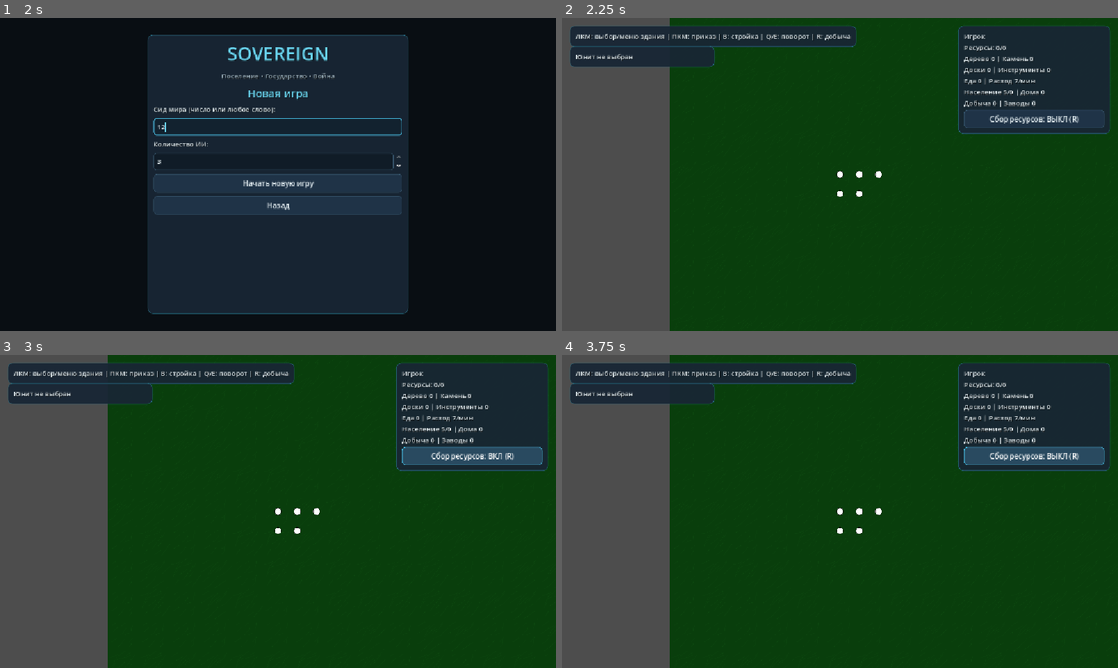
Above: before the commit, frames 1-4 (two rows, left to right).
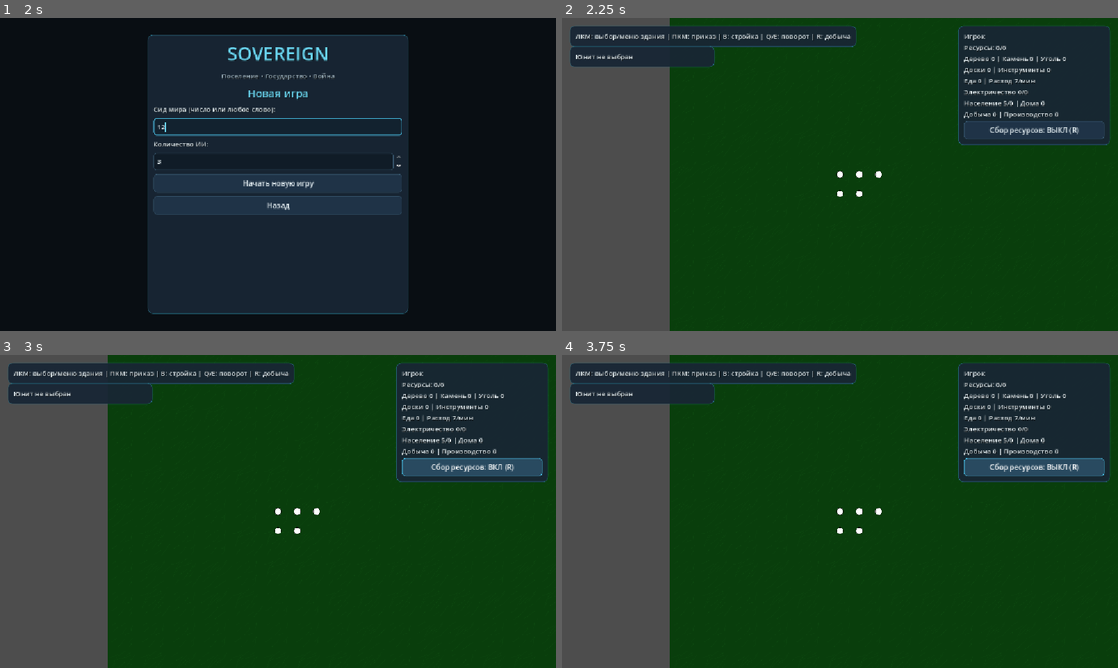
Above: after the commit, the same moments.

Repository: washaps0/sovereing
Game: Godot game, scene res://scenes/main_menu.tscn
The game is run twice, just before and just after one commit, with the same random seed, the same clock (stepped at 60 frames per second) and the same inputs.
Inputs (mouse positions are in pixels of both pictures, inside the frame that each line leads up to):
- Up to frame 1 (2 s): click "Новая игра" at 0.5 s; click (278, 127) at 1.27 s; type "12" at 1.35 s
- Up to frame 2 (2.25 s): click "Начать новую игру" at 2 s
- Up to frame 3 (3 s): click "Сбор ресурсов: ВЫКЛ (R)" at 2.75 s
- Up to frame 4 (3.75 s): click "Сбор ресурсов: ВКЛ (R)" at 3.5 s

Frame 1 is identical in both runs. In frame 2, 2.1% of the frame differs, in the area x 71-99%, y 12-41%; in frame 3, 2.8%; in frame 4, 2.8%.

Commit message:
система шахты и электричества

Diff:
--- a/scripts/controls/build_manager.gd
+++ b/scripts/controls/build_manager.gd
@@ -381,9 +381,12 @@
 		unit_status.text = "Юнит не выбран"
 	var wood := 0
 	var stone := 0
+	var coal := 0
 	var planks := 0
 	var tools := 0
 	var food := 0
+	var electricity := 0
+	var electricity_capacity := 0
 	var total_capacity := 0
 	var workers := 0
 	var factory_workers := 0
@@ -401,6 +404,7 @@
 		if building is Building and building.faction_id == local_faction_id and building.is_warehouse() and building.is_completed():
 			wood += building.stored_wood
 			stone += building.stored_stone
+			coal += building.get_stored_resource(&"coal")
 			planks += building.get_stored_resource(&"planks")
 			tools += building.get_stored_resource(&"tools")
 			food += building.get_stored_resource(&"food")
@@ -408,8 +412,11 @@
 			workers += building.assigned_workers.size()
 		elif building is Building and building.faction_id == local_faction_id and building.is_factory() and building.is_completed():
 			factory_workers += building.occupants.size()
+			if building.is_power_plant():
+				electricity += building.stored_electricity
+				electricity_capacity += building.electricity_capacity
 	var food_per_minute := ceili(float(population) * 60.0 / Unit.FOOD_CONSUMPTION_INTERVAL)
-	resource_status.text = "%s\nРесурсы: %d/%d\nДерево %d | Камень %d\nДоски %d | Инструменты %d\nЕда %d | Расход %d/мин\nНаселение %d/%d | Дома %d\nДобыча %d | Заводы %d" % [_get_local_faction_name(), wood + stone + planks + tools + food, total_capacity, wood, stone, planks, tools, food, food_per_minute, population, housing_capacity, residence_count, workers, factory_workers]
+	resource_status.text = "%s\nРесурсы: %d/%d\nДерево %d | Камень %d | Уголь %d\nДоски %d | Инструменты %d\nЕда %d | Расход %d/мин\nЭлектричество %d/%d\nНаселение %d/%d | Дома %d\nДобыча %d | Производство %d" % [_get_local_faction_name(), wood + stone + coal + planks + tools + food, total_capacity, wood, stone, coal, planks, tools, food, food_per_minute, electricity, electricity_capacity, population, housing_capacity, residence_count, workers, factory_workers]
 	_update_building_panel()
 
 
@@ -530,7 +537,11 @@
 		for resource_type in recipe["inputs"]:
 			input_parts.append("%d %s" % [int(recipe["inputs"][resource_type]), str(Building.RESOURCE_NAMES[resource_type]).to_lower()])
 		var inputs_text := "без сырья" if input_parts.is_empty() else " + ".join(input_parts)
-		hint_lines.append("%s: %s" % [recipe["name"], inputs_text])
+		var output_parts := PackedStringArray()
+		var outputs: Dictionary = recipe.get("outputs", {recipe.get("output", &"planks"): int(recipe.get("amount", 1))})
+		for resource_type in outputs:
+			output_parts.append("%d %s" % [int(outputs[resource_type]), str(Building.RESOURCE_NAMES[resource_type]).to_lower()])
+		hint_lines.append("%s: %s → %s за %.1f с" % [recipe["name"], inputs_text, " + ".join(output_parts), float(recipe["time"])])
 	recipe_hint.text = "\n".join(hint_lines)
 
 
@@ -549,7 +560,7 @@
 	query.collide_with_bodies = false
 	query.collision_mask = 1
 	for hit in world.get_world_2d().direct_space_state.intersect_point(query, 32):
-		if hit.collider is Building and hit.collider.building_kind in ["warehouse", "residence", "factory", "food_factory", "government", "road"]:
+		if hit.collider is Building and hit.collider.building_kind in ["warehouse", "residence", "factory", "food_factory", "mine", "power_plant", "government", "road"]:
 			_open_building_menu(hit.collider)
 			return true
 	return false
--- a/scripts/land/generation.gd
+++ b/scripts/land/generation.gd
@@ -11,6 +11,8 @@
 const WAREHOUSE_SCENE := preload("res://scenes/objects/buildings/warehouse.tscn")
 const FACTORY_SCENE := preload("res://scenes/objects/buildings/fabric.tscn")
 const FOOD_FACTORY_SCENE := preload("res://scenes/objects/buildings/food_fabric.tscn")
+const MINE_SCENE := preload("res://scenes/objects/buildings/mine.tscn")
+const POWER_PLANT_SCENE := preload("res://scenes/objects/buildings/power_plant.tscn")
 const GOVERNMENT_SCENE := preload("res://scenes/objects/buildings/government.tscn")
 const ROAD_SCENE := preload("res://scenes/objects/buildings/road.tscn")
 const SPAWN_MARGIN := 320.0
@@ -212,6 +214,7 @@
 		"stored": {
 			"wood": building.stored_wood,
 			"stone": building.stored_stone,
+			"coal": building.get_stored_resource(&"coal"),
 			"planks": building.get_stored_resource(&"planks"),
 			"tools": building.get_stored_resource(&"tools"),
 			"food": building.get_stored_resource(&"food"),
@@ -219,6 +222,7 @@
 		"limits": limits,
 		"recipe": str(building.selected_recipe),
 		"desired_workers": building.get_worker_target() if building.is_factory() else 0,
+		"stored_electricity": building.stored_electricity,
 	}
 	if building is RoadSegment:
 		result["street_name"] = building.street_name
@@ -289,6 +293,8 @@
 		"warehouse": scene = WAREHOUSE_SCENE
 		"factory": scene = FACTORY_SCENE
 		"food_factory": scene = FOOD_FACTORY_SCENE
+		"mine": scene = MINE_SCENE
+		"power_plant": scene = POWER_PLANT_SCENE
 		"government": scene = GOVERNMENT_SCENE
 		"road": scene = ROAD_SCENE
 		_: scene = RESIDENCE_SCENE
@@ -315,9 +321,11 @@
 	var stored: Dictionary = data.get("stored", {})
 	building.stored_wood = int(stored.get("wood", 0))
 	building.stored_stone = int(stored.get("stone", 0))
+	building.stored_products[&"coal"] = int(stored.get("coal", 0))
 	building.stored_products[&"planks"] = int(stored.get("planks", 0))
 	building.stored_products[&"tools"] = int(stored.get("tools", 0))
 	building.stored_products[&"food"] = int(stored.get("food", 0))
+	building.stored_electricity = clampi(int(data.get("stored_electricity", 0)), 0, building.electricity_capacity)
 	var limits: Dictionary = data.get("limits", {})
 	_restore_storage_limits(building, limits)
 	building.set_recipe(StringName(data.get("recipe", "planks")))
@@ -369,12 +377,14 @@
 		return
 	for resource_type in Building.RESOURCE_TYPES:
 		building.storage_limits[resource_type] = int(limits.get(str(resource_type), 0))
-	# В сохранениях до появления еды сумма четырёх квот уже занимала весь склад.
-	# Выделяем еде место за счёт свободной части старых квот, не удаляя ресурсы.
+	# Новые ресурсы получают квоты и в старых сохранениях. Место выделяется за
+	# счёт незанятой части прежних квот, уже сохранённые ресурсы не удаляются.
 	if not limits.has("food"):
 		building.storage_limits[&"food"] = 40
+	if not limits.has("coal"):
+		building.storage_limits[&"coal"] = 40
 	var overflow := maxi(building.get_total_storage_limits() - building.storage_capacity, 0)
-	for resource_type in [&"stone", &"wood", &"planks", &"tools", &"food"]:
+	for resource_type in [&"stone", &"wood", &"planks", &"tools", &"food", &"coal"]:
 		if overflow <= 0:
 			break
 		var current_limit := building.get_storage_limit(resource_type)
@@ -491,6 +501,8 @@
 	_spawn_ai_building(RESIDENCE_SCENE, base + Vector2(150.0 * inward_x, 125.0 * inward_y), rotation_angle, faction_id, faction_name, faction_id * 1000 + 103, street_name, 2)
 	_spawn_ai_building(FACTORY_SCENE, base + Vector2(110.0 * inward_x, 185.0 * inward_y), rotation_angle, faction_id, faction_name, faction_id * 1000 + 104, street_name, 3)
 	_spawn_ai_building(FOOD_FACTORY_SCENE, base + Vector2(195.0 * inward_x, 185.0 * inward_y), rotation_angle, faction_id, faction_name, faction_id * 1000 + 105, street_name, 4)
+	_spawn_ai_building(MINE_SCENE, base + Vector2(110.0 * inward_x, 245.0 * inward_y), rotation_angle, faction_id, faction_name, faction_id * 1000 + 106, street_name, 5)
+	_spawn_ai_building(POWER_PLANT_SCENE, base + Vector2(205.0 * inward_x, 245.0 * inward_y), rotation_angle, faction_id, faction_name, faction_id * 1000 + 107, street_name, 6)
 
 
 func _spawn_ai_building(scene: PackedScene, position: Vector2, rotation_angle: float, faction_id: int, faction_name: String, entity_id: int, street_name: String, house_number: int):
--- a/scripts/save/save_manager.gd
+++ b/scripts/save/save_manager.gd
@@ -3,7 +3,7 @@
 const SAVE_DIRECTORY := "user://saves"
 const WORLD_SCENE := "res://scenes/world.tscn"
 const MAIN_MENU_SCENE := "res://scenes/main_menu.tscn"
-const SAVE_VERSION := 5
+const SAVE_VERSION := 6
 
 var current_seed := 12345
 var pending_save_data: Dictionary = {}
--- a/tests/smoke_test.gd
+++ b/tests/smoke_test.gd
@@ -11,14 +11,21 @@
 	var warehouse := preload("res://scenes/objects/buildings/warehouse.tscn").instantiate() as Building
 	var factory := preload("res://scenes/objects/buildings/fabric.tscn").instantiate() as Building
 	var food_factory := preload("res://scenes/objects/buildings/food_fabric.tscn").instantiate() as Building
+	var mine := preload("res://scenes/objects/buildings/mine.tscn").instantiate() as Building
+	var power_plant := preload("res://scenes/objects/buildings/power_plant.tscn").instantiate() as Building
 	var residence := preload("res://scenes/objects/buildings/residence.tscn").instantiate() as Building
 	test_root.add_child(warehouse)
 	test_root.add_child(factory)
 	test_root.add_child(food_factory)
+	test_root.add_child(mine)
+	test_root.add_child(power_plant)
 	test_root.add_child(residence)
 	assert(residence.max_occupants == 8)
 	assert(factory.max_workers == 5)
 	assert(food_factory.max_workers == 5)
+	assert(mine.max_workers == 5)
+	assert(power_plant.max_workers == 2)
+	assert(power_plant.electricity_capacity == 20)
 	assert(warehouse.storage_capacity == 300)
 	assert(warehouse.get_total_stored() == 0)
 	assert(warehouse.store_resource(&"wood", 10) == 10)
@@ -36,6 +43,29 @@
 	assert(food_factory.selected_recipe == &"food")
 	assert(food_factory.produce_selected_recipe())
 	assert(warehouse.get_stored_resource(&"food") == 1)
+	assert(mine.is_mine())
+	assert(mine.selected_recipe == &"mine_stone")
+	assert(is_equal_approx(mine.get_production_time(), 3.0))
+	assert(mine.produce_selected_recipe())
+	mine.set_recipe(&"mine_coal")
+	assert(mine.produce_selected_recipe())
+	mine.set_recipe(&"mine_both")
+	assert(is_equal_approx(mine.get_production_time(), 6.0))
+	assert(mine.produce_selected_recipe())
+	assert(warehouse.get_stored_resource(&"stone") == 10)
+	assert(warehouse.get_stored_resource(&"coal") == 2)
+	assert(warehouse.store_resource(&"coal", 8) == 8)
+	assert(power_plant.is_power_plant())
+	assert(power_plant.selected_recipe == &"electricity")
+	assert(power_plant.produce_selected_recipe())
+	assert(power_plant.stored_electricity == 4)
+	assert(warehouse.get_stored_resource(&"coal") == 9)
+	for production_cycle in range(4):
+		assert(power_plant.produce_selected_recipe())
+	assert(power_plant.stored_electricity == power_plant.electricity_capacity)
+	assert(not power_plant.can_produce_selected_recipe())
+	assert(power_plant.take_electricity(6) == 6)
+	assert(power_plant.stored_electricity == 14)
 	var label_worker := preload("res://scenes/objects/unit.tscn").instantiate() as Unit
 	test_root.add_child(label_worker)
 	assert(factory.try_enter(label_worker))
@@ -170,7 +200,7 @@
 	rotation_world.add_child(rotation_roads)
 	var build_manager = preload("res://scripts/controls/build_manager.gd").new()
 	rotation_world.add_child(build_manager)
-	assert(build_manager.build_buttons.size() == 6)
+	assert(build_manager.build_buttons.size() == 8)
 	for build_button in build_manager.build_buttons:
 		assert(build_button.icon != null)
 		assert(build_button.alignment == HORIZONTAL_ALIGNMENT_LEFT)
@@ -288,6 +318,7 @@
 	save_world.get_node("buildings").add_child(saved_warehouse)
 	saved_warehouse.store_resource(&"wood", 25)
 	saved_warehouse.store_resource(&"food", 8)
+	saved_warehouse.store_resource(&"coal", 6)
 	var saved_government := preload("res://scenes/objects/buildings/government.tscn").instantiate() as GovernmentBuilding
 	saved_government.position = Vector2(220, 240)
 	saved_government.migration_target = 12
@@ -296,6 +327,15 @@
 	saved_factory.position = Vector2(320, 240)
 	save_world.get_node("buildings").add_child(saved_factory)
 	saved_factory.set_worker_target(2)
+	var saved_mine := preload("res://scenes/objects/buildings/mine.tscn").instantiate() as Building
+	saved_mine.position = Vector2(420, 240)
+	save_world.get_node("buildings").add_child(saved_mine)
+	saved_mine.set_recipe(&"mine_both")
+	var saved_power_plant := preload("res://scenes/objects/buildings/power_plant.tscn").instantiate() as Building
+	saved_power_plant.position = Vector2(520, 240)
+	save_world.get_node("buildings").add_child(saved_power_plant)
+	saved_power_plant.stored_electricity = 12
+	saved_power_plant.set_worker_target(1)
 	var saved_unit := preload("res://scenes/objects/unit.tscn").instantiate() as Unit
 	saved_unit.unit_name = "Тестовый житель"
 	saved_unit.position = Vector2(300, 320)
@@ -322,16 +362,17 @@
 			break
 	assert(not saved_entry.is_empty())
 	var saved_file: Dictionary = save_manager._read_save(str(saved_entry.path))
-	assert(saved_file.world.buildings.size() == 3)
+	assert(saved_file.world.buildings.size() == 5)
 	assert(saved_file.world.units.size() == 1)
 	assert(saved_file.world.resources.size() == 1)
 	assert(saved_file.world.session_slots.size() == 2)
 	assert(str(saved_file.world.session_slots[0].owner_id) == network_manager.local_player_id)
 	assert(saved_file.world.buildings[0].stored.food == 8)
+	assert(saved_file.world.buildings[0].stored.coal == 6)
 	assert(is_equal_approx(float(saved_file.world.units[0].food_timer), 12.5))
 	var restored_world := _make_minimal_world()
 	restored_world.apply_save_data(saved_file.world)
-	assert(restored_world.get_node("buildings").get_child_count() == 3)
+	assert(restored_world.get_node("buildings").get_child_count() == 5)
 	assert(restored_world.get_node("trees").get_child_count() == 1)
 	var restored_units := restored_world.get_tree().get_nodes_in_group("units").filter(func(candidate): return restored_world.is_ancestor_of(candidate) and candidate.unit_name == "Тестовый житель")
 	assert(restored_units.size() == 1)
@@ -339,12 +380,20 @@
 	assert(restored_units[0].missed_meals == 1)
 	var restored_warehouse := restored_world.get_node("buildings").get_child(0) as Building
 	assert(restored_warehouse.get_stored_resource(&"food") == 8)
+	assert(restored_warehouse.get_stored_resource(&"coal") == 6)
 	var restored_governments := restored_world.get_node("buildings").get_children().filter(func(candidate): return candidate is GovernmentBuilding)
 	assert(restored_governments.size() == 1)
 	assert(restored_governments[0].migration_target == 12)
-	var restored_factories := restored_world.get_node("buildings").get_children().filter(func(candidate): return candidate is Building and candidate.is_factory())
+	var restored_factories := restored_world.get_node("buildings").get_children().filter(func(candidate): return candidate is Building and candidate.building_kind == "factory")
 	assert(restored_factories.size() == 1)
 	assert(restored_factories[0].get_worker_target() == 2)
+	var restored_mines := restored_world.get_node("buildings").get_children().filter(func(candidate): return candidate is Building and candidate.is_mine())
+	assert(restored_mines.size() == 1)
+	assert(restored_mines[0].selected_recipe == &"mine_both")
+	var restored_power_plants := restored_world.get_node("buildings").get_children().filter(func(candidate): return candidate is Building and candidate.is_power_plant())
+	assert(restored_power_plants.size() == 1)
+	assert(restored_power_plants[0].stored_electricity == 12)
+	assert(restored_power_plants[0].get_worker_target() == 1)
 	var full_saved_slots: Array = [
 		network_manager._make_slot(0, 0, "ИИ 1", true, ""),
 		network_manager._make_slot(1, 0, "Борис (ИИ)", true, "owner-b"),
